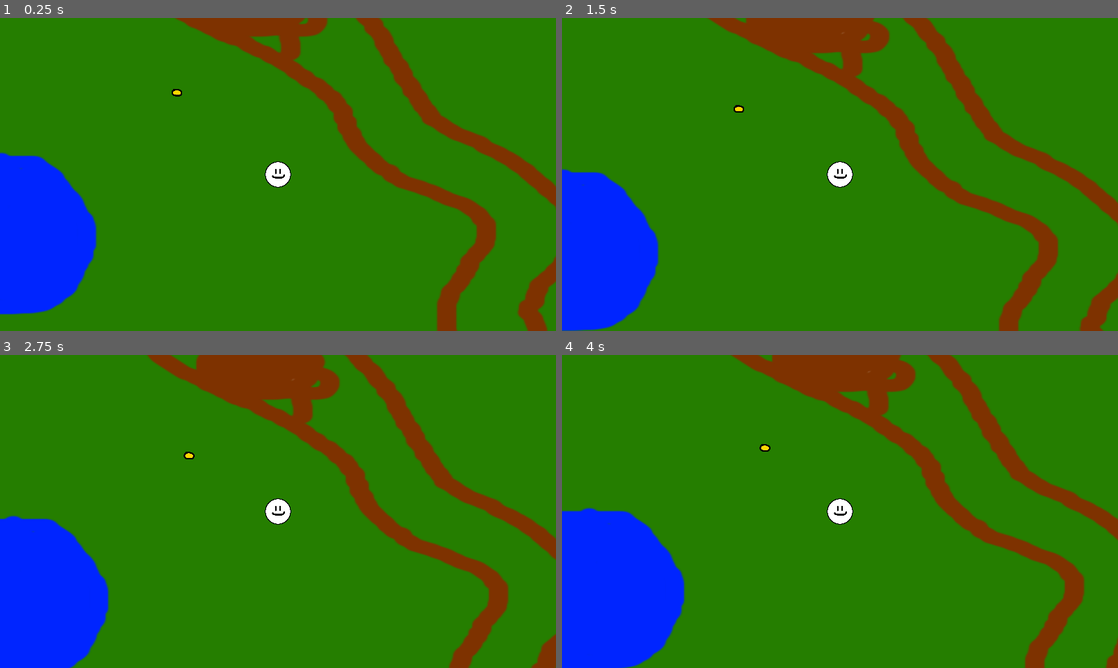
Above: before the commit, frames 1-4 (two rows, left to right).
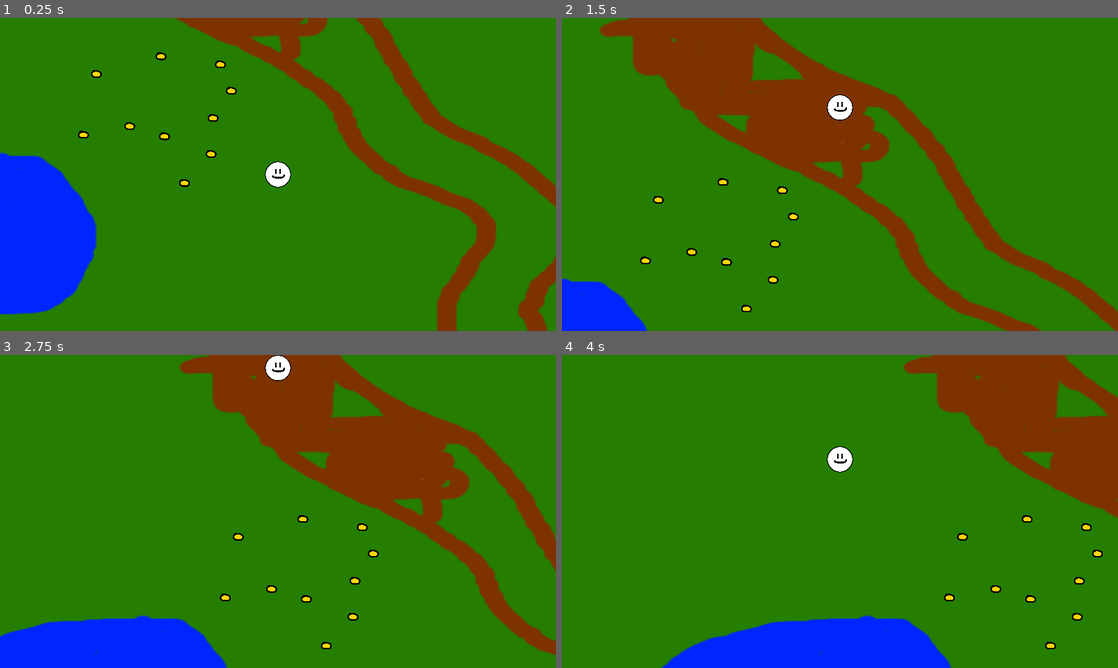
Above: after the commit, the same moments.

Repository: andre1048576/Testing_Land
Game: Godot game, scene res://Scenes/LevelBase.tscn
The game is run twice, just before and just after one commit, with the same random seed, the same clock (stepped at 60 frames per second) and the same inputs. The project has no main scene, so this scene is started directly.
Inputs:
- Up to frame 1 (0.25 s): no input
- Up to frame 2 (1.5 s): tap Enter at 0.5 s; hold Up (ui_up) from 0.53 s (still down)
- Up to frame 3 (2.75 s): release Up (ui_up) at 2.03 s; hold Left (ui_left) from 2.03 s (still down)
- Up to frame 4 (4 s): release Left (ui_left) at 3.53 s; hold Down (ui_down) from 3.53 s (still down)

The runs differ from the first frame. In frame 1, 0.5% of the frame differs, in the area x 14-43%, y 10-54%; in frame 2, 32%; in frame 3, 25%; in frame 4, 35%, in the area x 0-100%, y 0-100%.

Commit message:
Added Scale Node to improve maintainability

Diff:
--- a/Scenes/Grain.tscn
+++ b/Scenes/Grain.tscn
@@ -9,7 +9,8 @@
 
 [node name="Pickup" instance=ExtResource( 1 )]
 texture = ExtResource( 2 )
-size = 3.0
+diameter = 3.0
+Unit = 4
 
 [node name="StaticBody2D" type="StaticBody2D" parent="." index="0"]
 collision_layer = 2
--- a/Scenes/LevelBase.tscn
+++ b/Scenes/LevelBase.tscn
@@ -34,15 +34,59 @@
 }
 
 [node name="Pickup" parent="Background" instance=ExtResource( 4 )]
-position = Vector2( -15.6374, -56.9755 )
+position = Vector2( 11.1047, 17.585 )
 scale = Vector2( 0.120158, 0.191365 )
-offset = Vector2( -0.00317383, 0.00012207 )
-unit = 3
-diameter = 2.0
+offset = Vector2( -0.00292969, -0.00012207 )
+
+[node name="Pickup2" parent="Background" instance=ExtResource( 4 )]
+position = Vector2( -88.8386, -5.62726 )
+scale = Vector2( 0.120158, 0.191365 )
+offset = Vector2( -0.00292969, -0.00012207 )
+
+[node name="Pickup3" parent="Background" instance=ExtResource( 4 )]
+position = Vector2( -9.74512, 52.7551 )
+scale = Vector2( 0.120158, 0.191365 )
+offset = Vector2( -0.00292969, -0.00012207 )
+
+[node name="Pickup4" parent="Background" instance=ExtResource( 4 )]
+position = Vector2( -25.3826, -3.86871 )
+scale = Vector2( 0.120158, 0.191365 )
+offset = Vector2( -0.00292969, -0.00012207 )
+
+[node name="Pickup5" parent="Background" instance=ExtResource( 4 )]
+position = Vector2( 12.6912, -26.0258 )
+scale = Vector2( 0.120158, 0.191365 )
+offset = Vector2( -0.00292969, -0.00012207 )
+
+[node name="Pickup6" parent="Background" instance=ExtResource( 4 )]
+position = Vector2( -52.5781, -16.1782 )
+scale = Vector2( 0.120158, 0.191365 )
+offset = Vector2( -0.00292969, -0.00012207 )
+
+[node name="Pickup7" parent="Background" instance=ExtResource( 4 )]
+position = Vector2( -28.1021, -100.938 )
+scale = Vector2( 0.120158, 0.191365 )
+offset = Vector2( -0.00292969, -0.00012207 )
+
+[node name="Pickup8" parent="Background" instance=ExtResource( 4 )]
+position = Vector2( 18.3567, -91.0904 )
+scale = Vector2( 0.120158, 0.191365 )
+offset = Vector2( -0.00292969, -0.00012207 )
+
+[node name="Pickup9" parent="Background" instance=ExtResource( 4 )]
+position = Vector2( -78.6404, -79.4843 )
+scale = Vector2( 0.120158, 0.191365 )
+offset = Vector2( -0.00292969, -0.00012207 )
+
+[node name="Pickup10" parent="Background" instance=ExtResource( 4 )]
+position = Vector2( 26.9688, -59.0857 )
+scale = Vector2( 0.120158, 0.191365 )
+offset = Vector2( -0.00292969, -0.00012207 )
 
 [node name="Player" parent="." instance=ExtResource( 1 )]
 position = Vector2( 1903, 685 )
-speed = 1
-diameter = 50.0
+speed = 700
+diameter = 4.0
+Unit = 4
 
 [connection signal="bounding_box" from="Background" to="Player" method="borders"]
--- a/Scenes/Pickup.tscn
+++ b/Scenes/Pickup.tscn
@@ -1,6 +1,9 @@
-[gd_scene load_steps=2 format=2]
+[gd_scene load_steps=3 format=2]
 
 [ext_resource path="res://Scripts/Pickup.gd" type="Script" id=1]
+[ext_resource path="res://Scenes/Scale.tscn" type="PackedScene" id=2]
 
 [node name="Pickup" type="Sprite"]
 script = ExtResource( 1 )
+
+[node name="Scale" parent="." instance=ExtResource( 2 )]
--- a/Scenes/Player.tscn
+++ b/Scenes/Player.tscn
@@ -1,7 +1,8 @@
-[gd_scene load_steps=5 format=2]
+[gd_scene load_steps=6 format=2]
 
 [ext_resource path="res://Sprites/character.png" type="Texture" id=1]
 [ext_resource path="res://Scripts/Player.gd" type="Script" id=2]
+[ext_resource path="res://Scenes/Scale.tscn" type="PackedScene" id=3]
 
 [sub_resource type="CircleShape2D" id=1]
 radius = 45.0
@@ -10,7 +11,7 @@
 radius = 47.0
 
 [node name="Player" type="KinematicBody2D"]
-collision_mask = 5
+collision_mask = 4
 script = ExtResource( 2 )
 
 [node name="Sprite" type="Sprite" parent="."]
@@ -31,4 +32,6 @@
 [node name="Camera2D" type="Camera2D" parent="."]
 current = true
 
+[node name="Scale" parent="." instance=ExtResource( 3 )]
+
 [connection signal="body_entered" from="PickupEntry" to="." method="_on_pickup_handling"]
--- /dev/null
+++ b/Scenes/Scale.tscn
@@ -0,0 +1,6 @@
+[gd_scene load_steps=2 format=2]
+
+[ext_resource path="res://Scripts/Scale.gd" type="Script" id=1]
+
+[node name="Scale" type="Node"]
+script = ExtResource( 1 )
--- a/Scripts/Background.gd
+++ b/Scripts/Background.gd
@@ -4,7 +4,6 @@
 
 # Called when the node enters the scene tree for the first time.
 func _ready():
-	assert(Vector2(1,1) == Vector2(1,1),"Scale of background isn't 1,1")
 	var size_x = round(texture.get_width()*scale.x)
 	var size_y = round(texture.get_height()*scale.y)
 	var bounding_left = position.x - size_x/2
--- a/Scripts/Metric_Size.gd
+++ /dev/null
@@ -1,43 +0,0 @@
-class_name Metric_Size
-
-class Size:
-	enum MetricSize {
-		femptometer, #femptometer (10^-15)
-		picometer, #picometer (10^-12)
-		nanometer, #nanometer (10^-9)
-		micrometer, #micrometer (10^-6)
-		millimeter, #millimeter (10^-3)
-		meter, #meter (1)
-		kilometer, #kilometer (10^3)
-		megameter, #megameter (10^6)
-		gigameter, #gigameter (10^9)
-		terameter, #terameter (10^12)
-		pentameter, #pentameter (10^15)
-		exameter, #exameter (10^18)
-		zettameter #zettameter (10^21)
-}
-	var size
-#probably only using nm to km
-	var diameter
-	var unit
-
-	func _init(diameter : float,unit):
-		self.diameter = diameter
-		self.unit = unit
-	func get_num():
-		return str(self.diameter) + " " + size_to_string(self.unit)
-	static func size_to_string(unit_value):
-		match unit_value:
-			0: return "femptometer"
-			1: return "picometer"
-			2: return "nanometer"
-			3: return "micrometer"
-			4: return "millimeter"
-			5: return "meter"
-			6: return "kilometer"
-			7: return "megameter"
-			8: return "gigameter"
-			9: return "terameter"
-			10: return "pentameter"
-			11: return "exameter"
-			12: return "zettameter"
--- a/Scripts/Pickup.gd
+++ b/Scripts/Pickup.gd
@@ -1,25 +1,27 @@
 class_name Pickup
 extends Sprite
-
-var SizeClass = load("res://Scripts/Metric_Size.gd").Size
-export(Metric_Size.Size.MetricSize) var unit
-export(float) var diameter
 var curr_size
 
 # Declare member variables here. Examples:
 # var a = 2
 # var b = "text"
 
+export(float) var diameter
+export(Scale.MetricUnits) var Unit
+onready var MetricSize = $Scale
 # Called when the node enters the scene tree for the first time.
 func _ready():
-	curr_size = SizeClass.new(diameter,unit)
-	print(curr_size.get_num())
+	MetricSize.set_unit(Unit)
+	MetricSize.set_diameter(diameter)
 
 func grabbed():
 	pass
 
 func get_size():
-	return curr_size.get_num()
+	return MetricSize
+
+func destroy():
+	queue_free()
 
 # Called every frame. 'delta' is the elapsed time since the previous frame.
 #func _process(delta):
--- a/Scripts/Player.gd
+++ b/Scripts/Player.gd
@@ -3,12 +3,12 @@
 var velocity = Vector3.ZERO
 
 export(int) var speed = 5
-var SizeClass = load("res://Scripts/Metric_Size.gd").Size
-export(Metric_Size.Size.MetricSize) var unit
-export(float) var diameter
-var curr_size
+
+onready var MetricSize = $Scale
 
 
+export(float) var diameter = 1.0
+export(Scale.MetricUnits) var Unit = Scale.MetricUnits.meter
 
 var min_x : int
 var min_y : int
@@ -16,14 +16,23 @@
 var max_y : int
 
 
-var ini_size : Vector2
+
+var ini_scale : Vector2
+
+func _get_property_list():
+	var properties = []
+	properties.append({
+		name = "Scale Measurement",
+		type = $Scale.get_script().get_script_property_list(),
+		usage = PROPERTY_USAGE_GROUP | PROPERTY_USAGE_SCRIPT_VARIABLE
+	})
+	return properties
 
 func _ready():
-	curr_size = SizeClass.new(diameter,unit)
-	ini_size = scale
-	print(curr_size.get_num())
+	MetricSize.unit = Unit
+	MetricSize.diameter = diameter
 
-func borders(max_left,max_top,max_right,max_bottom):
+func borders(max_left,max_top,max_right,max_bottom,zoom = 1):
 	min_x = max_left
 	min_y = max_top
 	max_x = max_right
@@ -54,11 +63,18 @@
 func _process(delta):
 	var horizontal = Input.get_action_strength("ui_right") - Input.get_action_strength("ui_left")
 	var vertical = Input.get_action_strength("ui_down") - Input.get_action_strength("ui_up")
-	velocity = Vector2(horizontal,vertical).limit_length() * speed / delta
+	velocity = Vector2(horizontal,vertical).limit_length() * speed
 	move_and_slide(velocity)
 	_lock_position()
 
+func get_size():
+	return MetricSize.get_num()
 
 func _on_pickup_handling(body):
 	var pickup : Pickup = body.get_parent()
-	print(pickup.get_size())
+	var other_size = pickup.get_size()
+	if MetricSize.greater_than(other_size):
+		MetricSize.add(other_size)
+	print(get_size())
+	pickup.destroy()
+	#this is the part where we eat it and get bigger
--- a/Scripts/Rice.gd
+++ b/Scripts/Rice.gd
@@ -1,4 +1,4 @@
-extends Sprite
+extends Pickup
 
 
 # Declare member variables here. Examples:
--- /dev/null
+++ b/Scripts/Scale.gd
@@ -0,0 +1,96 @@
+class_name Scale
+extends Node
+
+enum MetricUnits {
+	femptometer, #femptometer (10^-15)
+	picometer, #picometer (10^-12)
+	nanometer, #nanometer (10^-9)
+	micrometer, #micrometer (10^-6)
+	millimeter, #millimeter (10^-3)
+	meter, #meter (1)
+	kilometer, #kilometer (10^3)
+	megameter, #megameter (10^6)
+	gigameter, #gigameter (10^9)
+	terameter, #terameter (10^12)
+	pentameter, #pentameter (10^15)
+	exameter, #exameter (10^18)
+	zettameter #zettameter (10^21)
+}
+
+var unit setget set_unit,get_unit
+var diameter setget set_diameter,get_diameter
+
+func set_unit(new_value):
+	unit = new_value
+
+func get_unit():
+	return unit
+
+func set_diameter(new_value):
+	if new_value > 1000:
+		unit +=1
+		set_diameter(new_value/1000)
+	elif new_value < 1:
+		unit -=1
+		set_diameter(new_value*1000)
+	else:
+		diameter = new_value
+
+func get_diameter():
+	return diameter
+
+
+func get_num():
+	return str(self.diameter) + " " + size_to_string(self.unit)
+
+static func size_to_string(unit_value):
+	match unit_value:
+		0: return "femptometer"
+		1: return "picometer"
+		2: return "nanometer"
+		3: return "micrometer"
+		4: return "millimeter"
+		5: return "meter"
+		6: return "kilometer"
+		7: return "megameter"
+		8: return "gigameter"
+		9: return "terameter"
+		10: return "pentameter"
+		11: return "exameter"
+		12: return "zettameter"
+	return "error"
+
+func greater_than(other : Scale):
+	if self.unit > other.unit:
+		return true
+	elif self.unit < other.unit:
+		return false
+	else:
+		return self.diameter > other.diameter
+
+func get_diameter_converted_unit(new_unit : int):
+	var diff = self.unit - new_unit
+	return diameter*pow(10,diff*3)
+
+func add(other : Scale):
+	get_diameter_converted_unit(3)
+	#First, make metric units identical
+	var temp_self_diameter = self.diameter
+	var temp_other_diameter = other.diameter
+	var avg_unit = int((self.unit + other.unit)/2)
+	if self.unit != other.unit:
+		temp_self_diameter = get_diameter_converted_unit(avg_unit)
+		temp_other_diameter = other.get_diameter_converted_unit(avg_unit)
+	var new_diameter = sqrt(pow(temp_self_diameter,2)+pow(temp_other_diameter,2))
+	self.unit = avg_unit
+	print('hello')
+	self.diameter = new_diameter
+
+# Called when the node enters the scene tree for the first time.
+func _ready():
+	pass # Replace with function body.
+
+
+# Called every frame. 'delta' is the elapsed time since the previous frame.
+#func _process(delta):
+#	pass
--- a/project.godot
+++ b/project.godot
@@ -9,19 +9,19 @@
 config_version=4
 
 _global_script_classes=[ {
-"base": "Reference",
-"class": "Metric_Size",
-"language": "GDScript",
-"path": "res://Scripts/Metric_Size.gd"
-}, {
 "base": "Sprite",
 "class": "Pickup",
 "language": "GDScript",
 "path": "res://Scripts/Pickup.gd"
+}, {
+"base": "Node",
+"class": "Scale",
+"language": "GDScript",
+"path": "res://Scripts/Scale.gd"
 } ]
 _global_script_class_icons={
-"Metric_Size": "",
-"Pickup": ""
+"Pickup": "",
+"Scale": ""
 }
 
 [application]
